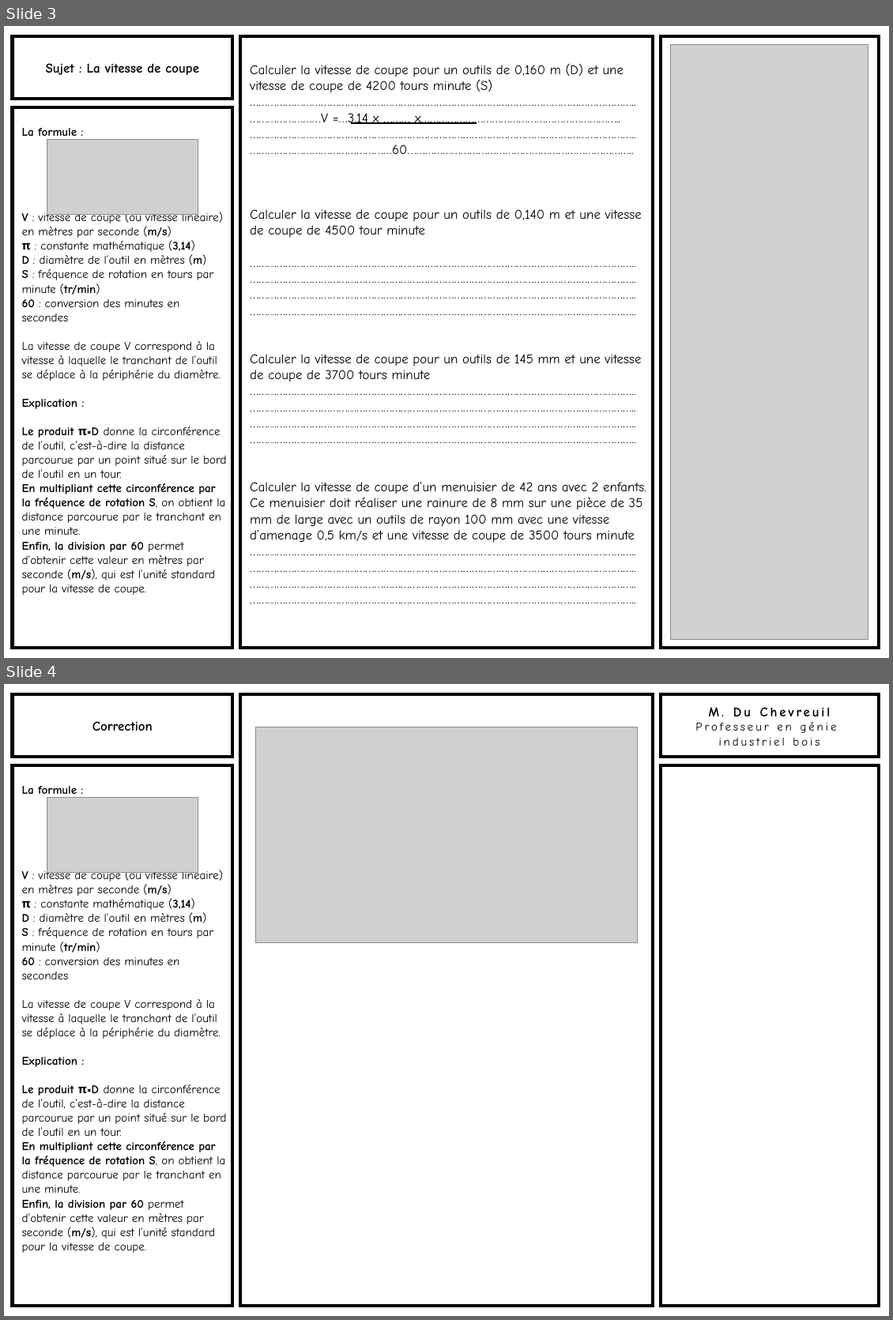
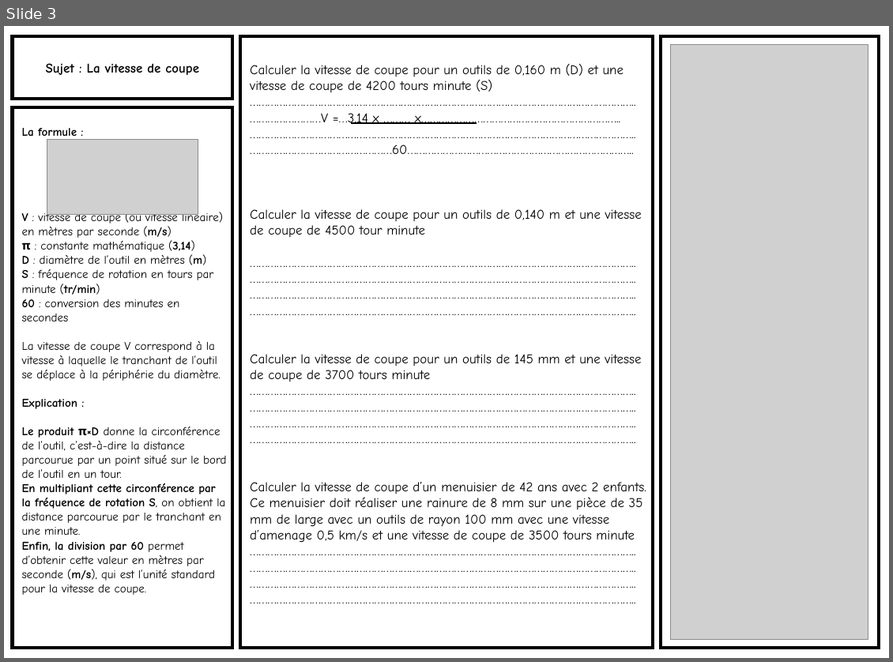
Before and after one commit to kduchevreuil/Cours-Menuiserie, a slide deck: Dossier Co-FR/La boite à épice - interrogation.pptx. Shown one above the other, each under a label of ours: slides 3 and 4 before the commit, slide 3 after it. The pictures are 893x1320 and 893x662 pixels, drawn with LibreOffice and Linux fonts; fonts in the diff are those of the drawing; grey boxes stand for pictures. Boxes give left, top, right and bottom in pixels: in the first picture for what was removed or moved away, otherwise in the second. Text is boxed around its words. In the diff, an @@ line names an element or a change of style, - is before the commit and + after.

```diff
--- a/Dossier Co-FR/La boite à épice - interrogation.pptx
+++ b/Dossier Co-FR/La boite à épice - interrogation.pptx
@@ slide 4 removed at (4, 684, 889, 1316), background #FFFFFF @@
@@ rectangle removed at (13, 695, 233, 757) @@
-Correction
@@ rectangle removed at (240, 695, 653, 1306) @@
@@ rectangle removed at (660, 695, 878, 757) @@
-M. Du Chevreuil
-Professeur en génie
-industriel bois
@@ picture removed at (255, 727, 638, 943) @@
@@ rectangle removed at (13, 765, 233, 1306) @@
-La formule :
-V : vitesse de coupe (ou vitesse linéaire) en mètres par seconde (m/s)
-π : constante mathématique (3,14)
-D : diamètre de l’outil en mètres (m)
-S : fréquence de rotation en tours par minute (tr/min)
-60 : conversion des minutes en secondes
-La vitesse de coupe V correspond à la vitesse à laquelle le tranchant de l’outil se déplace à la périphérie du diamètre.
-Explication :
-Le produit π×D donne la circonférence de l’outil, c’est-à-dire la distance parcourue par un point situé sur le bord de l’outil en un tour.
-En multipliant cette circonférence par la fréquence de rotation S, on obtient la distance parcourue par le tranchant en une minute.
-Enfin, la division par 60 permet d’obtenir cette valeur en mètres par seconde (m/s), qui est l’unité standard pour la vitesse de coupe.
@@ rectangle removed at (660, 765, 878, 1306) @@
@@ picture removed at (47, 798, 198, 872) @@
```
Also in this commit, not shown: 2 slides added, 7 other files.
